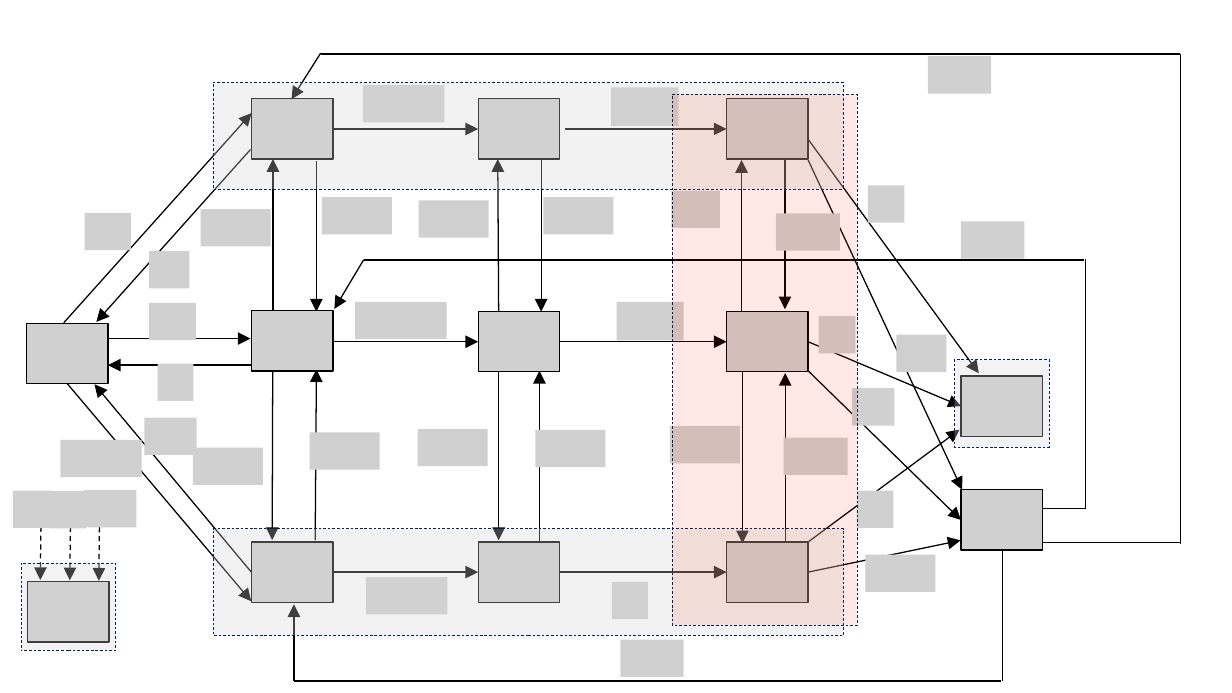
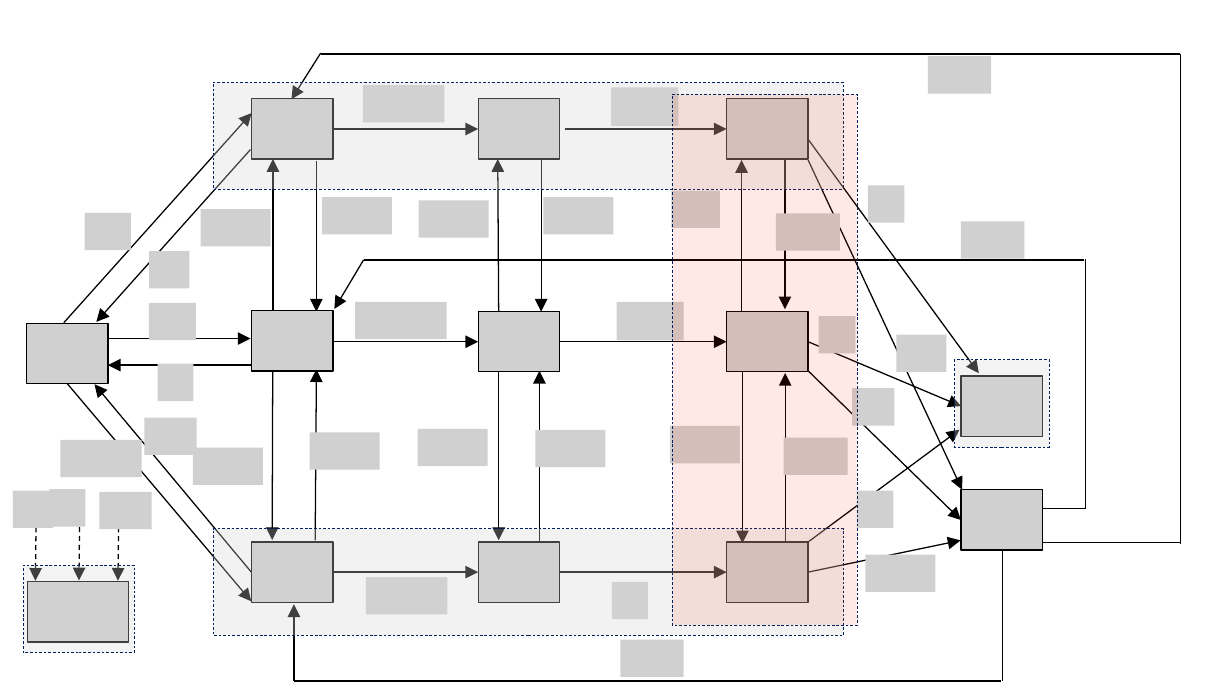
Before and after one commit to sach1tb/covid_drivers, a slide deck: slide 2 of doc/graphs_nodelete.pptx. Drawn at 1232x693 pixels with LibreOffice and Linux fonts; fonts in the diff are those of the drawing; grey boxes stand for pictures. Boxes give left, top, right and bottom in pixels: in the first picture for what was removed or moved away, otherwise in the second. Text is boxed around its words. In the diff, an @@ line names an element or a change of style, - is before the commit and + after.

```diff
--- a/doc/graphs_nodelete.pptx
+++ b/doc/graphs_nodelete.pptx
@@ picture moved from (x1=84, y1=490, x2=136, y2=527) to (x1=100, y1=492, x2=152, y2=529) @@
@@ arrow moved from (41, 527) - (41, 580) to (36, 528) - (35, 581) @@
@@ arrow moved from (70, 527) - (70, 580) to (79, 527) - (79, 580) @@
@@ arrow moved from (100, 528) - (99, 580) to (118, 528) - (118, 580) @@
@@ rectangle resized from (x1=21, y1=563, x2=116, y2=651) to (x1=23, y1=566, x2=134, y2=653) @@
@@ picture resized from (x1=28, y1=582, x2=109, y2=642) to (x1=28, y1=582, x2=129, y2=642) @@
```
Also in this commit, not shown: 24 other files.
